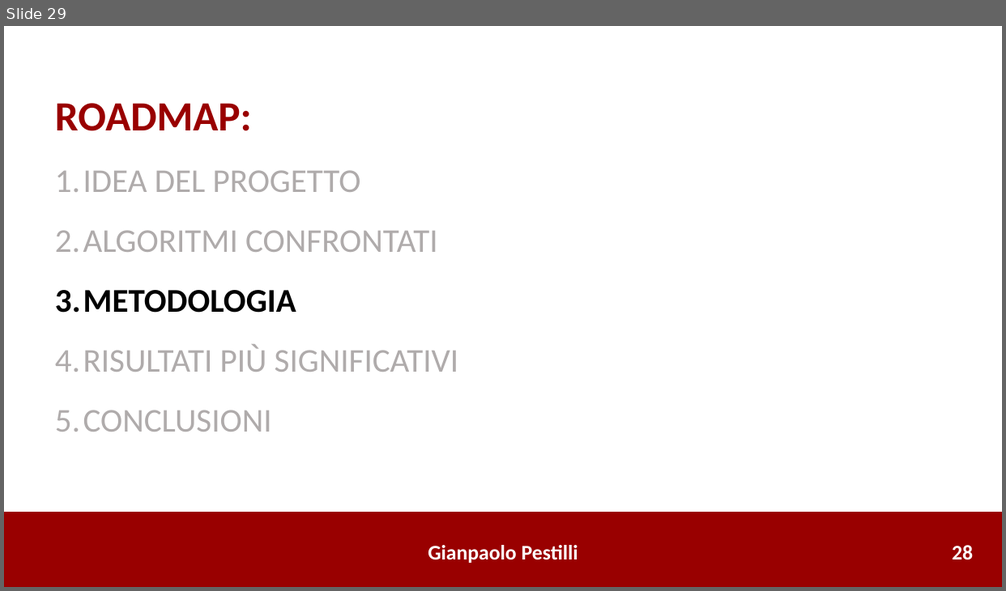
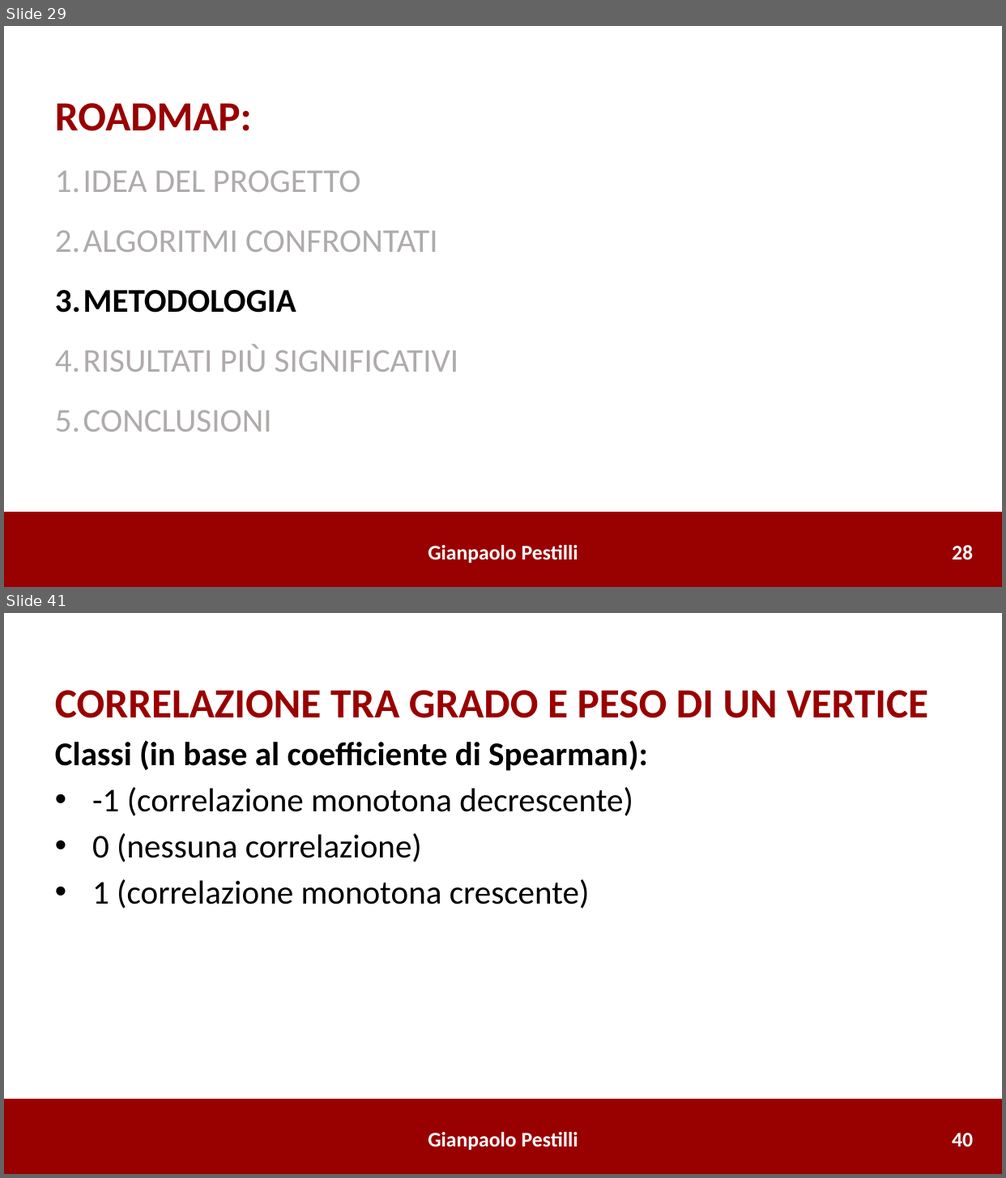
Before and after one commit to gianpaolo-pestilli/amod_project, a slide deck: Risultati_0386492.pptx. Shown one above the other, each under a label of ours: slide 29 before the commit, slides 29 and 41 after it; the slides between them are not shown. The pictures are 1006x591 and 1006x1178 pixels, drawn with LibreOffice and Linux fonts; fonts in the diff are those of the drawing. Boxes give left, top, right and bottom in pixels: in the first picture for what was removed or moved away, otherwise in the second. Text is boxed around its words. In the diff, an @@ line names an element or a change of style, - is before the commit and + after.

```diff
--- a/Risultati_0386492.pptx
+++ b/Risultati_0386492.pptx
@@ slide 41 added at bbox=[4, 613, 1002, 1174], background #FFFFFF @@
@@ text added at bbox=[55, 690, 928, 909], 32 pt, text #000000 @@
+CORRELAZIONE TRA GRADO E PESO DI UN VERTICE
+Classi (in base al coefficiente di Spearman):
+• -1 (correlazione monotona decrescente)
+• 0 (nessuna correlazione)
+• 1 (correlazione monotona crescente)
@@ rectangle added at bbox=[4, 1099, 1002, 1174], fill #990000, outline #990000 1 pt @@
@@ text added at bbox=[428, 1132, 578, 1150], 20 pt, text #FFFFFF, bold @@
+Gianpaolo Pestilli
@@ text added at bbox=[952, 1133, 973, 1147], 20 pt, text #FFFFFF, bold @@
+40
```
Also in this commit, not shown: 30 other slides added, 3 other files.
